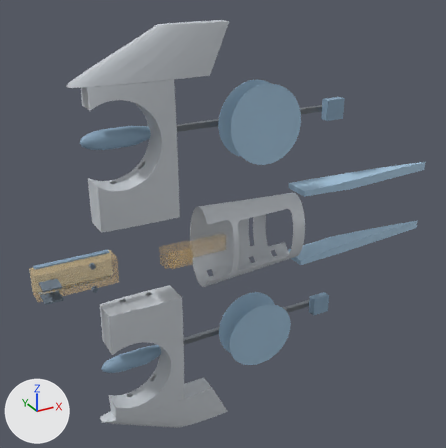
Before and after pictures for a commit that changed the glTF model site/models/v19c_forward_rotors.glb.
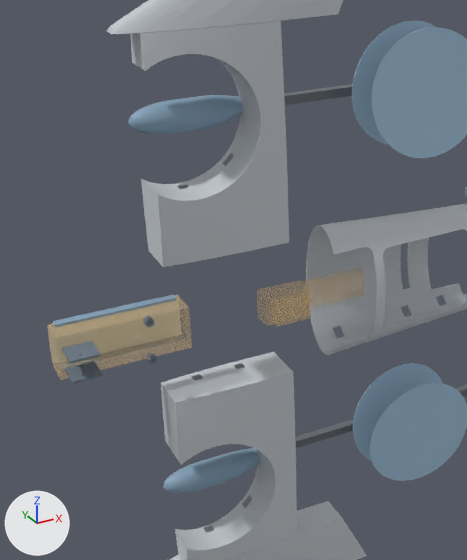
Old and new are each drawn whole from a camera (50 mm lens) standing at (-69.0, -926.0, 499.0) and looking at (456.0, 28.0, 22.0) and again close up on the part from 0% to 65% of the width and 15% to 92% of the height. Arrows for +X, +Y and +Z are at lower left; the lights stay in place. The first two pictures are the older version. Where no turn or scale is listed for an object, it has been applied to the vertices.

The first close-up shows 'CAM_19mm_cradle', 'F3_hollow_body', 'KEEP_OUT_BATTERY_NOSE_BAY_140x48x33', 'NEW_front_motor_pod_L', 'NEW_front_motor_pod_R', 'NEW_front_well_cap_lower_L', 'NEW_front_well_cap_lower_R', 'NEW_front_well_cap_upper_L', 'NEW_front_well_cap_upper_R', 'WLB_hollow_wing', 'WLE1_falcon_wing', 'WRB_hollow_wing', 'WRE1_falcon_wing' and 6 more.
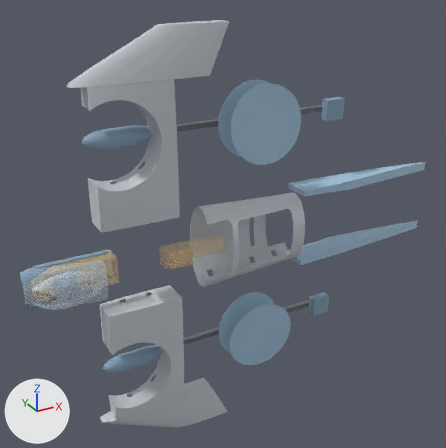
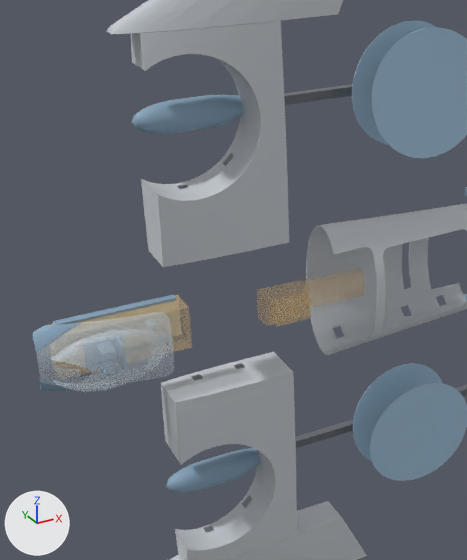
Not visible in the close-ups: 'NEW_cockpit_camera_seat'.

Pixel boxes [x1, y1, x2, y2] of what changed, in the close-ups (467 x 560 px):
'NEW_canopy_clear_PETG', added
    after: [36, 312, 174, 392]
'NEW_front_motor_pod_R', moved
    before: [128, 95, 243, 134]
    after: [132, 95, 243, 134]
'NEW_front_motor_pod_L', moved
    before: [163, 448, 260, 493]
    after: [166, 448, 260, 492]
'CAM_19mm_cradle', deleted
    before: [62, 316, 158, 384]
'NEW_canopy_frame', added (blue)
    after: [32, 322, 83, 391]

Diff of the bpy script that builds the scene:
```diff
--- a/site/models/v19c_forward_rotors.glb.py
+++ b/site/models/v19c_forward_rotors.glb.py
@@ mat_new_cockpit_camera_seat @@
+mat_new_cockpit_camera_seat = principled_material('NEW_cockpit_camera_seat')
+mat_new_cockpit_camera_seat.base_color = (0.243, 0.373, 0.502)  # blue #87a4bc
+mat_new_cockpit_camera_seat.metallic = 0.05
+mat_new_cockpit_camera_seat.roughness = 0.55
@@ mat_new_canopy_clear_petg @@
+mat_new_canopy_clear_petg = principled_material('NEW_canopy_clear_PETG')
+mat_new_canopy_clear_petg.base_color = (0.749, 0.847, 0.925)  # white #e0edf6
+mat_new_canopy_clear_petg.metallic = 0.05
+mat_new_canopy_clear_petg.roughness = 0.55
+mat_new_canopy_clear_petg.alpha = 0.259
@@ mat_new_canopy_frame @@
+mat_new_canopy_frame = principled_material('NEW_canopy_frame')
+mat_new_canopy_frame.base_color = (0.243, 0.373, 0.502)  # blue #87a4bc
+mat_new_canopy_frame.metallic = 0.05
+mat_new_canopy_frame.roughness = 0.55
@@ me_new_cockpit_camera_seat @@
+me_new_cockpit_camera_seat.from_pydata(...)  # a box spanning x -20.0..20.0, y 12.2..14.2, z -16.0..16.0; a box spanning x -8.0..6.0, y -14.2..12.2, z 10.0..12.4; a box spanning x -8.0..6.0, y -14.2..12.2, z -12.4..-10.0; a box spanning x 12.0..15.0, y -12.2..12.2, z -15.0..15.0
+me_new_cockpit_camera_seat.materials.append(mat_new_cockpit_camera_seat)  # blue #87a4bc
@@ me_new_canopy_clear_petg @@
+me_new_canopy_clear_petg.from_pydata(...)  # 3338 vertices, 6692 faces; spans x -66.8..66.8, y -18.8..18.8, z -37.7..37.7
+me_new_canopy_clear_petg.materials.append(mat_new_canopy_clear_petg)  # white #e0edf6
@@ me_new_canopy_frame @@
+me_new_canopy_frame.from_pydata(...)  # 162 vertices, 316 faces; spans x -24.2..24.2, y -6.0..6.0, z -37.7..37.7
+me_new_canopy_frame.materials.append(mat_new_canopy_frame)  # blue #87a4bc
@@ ob_cam_19mm_cradle @@
-ob_cam_19mm_cradle = bpy.data.objects.new('CAM_19mm_cradle', me_cam_19mm_cradle)
-ob_cam_19mm_cradle.location = (139.0, -32.0, 0.0)
@@ ob_new_front_motor_pod_r @@
 ob_new_front_motor_pod_r = bpy.data.objects.new('NEW_front_motor_pod_R', me_new_front_motor_pod_r)
-ob_new_front_motor_pod_r.location = (264.0, 25.0, 220.0)
+ob_new_front_motor_pod_r.location = (268.0, 25.0, 220.0)
@@ ob_new_front_motor_pod_l @@
 ob_new_front_motor_pod_l = bpy.data.objects.new('NEW_front_motor_pod_L', me_new_front_motor_pod_l)
-ob_new_front_motor_pod_l.location = (264.0, 25.0, -220.0)
+ob_new_front_motor_pod_l.location = (268.0, 25.0, -220.0)
@@ ob_new_cockpit_camera_seat @@
+ob_new_cockpit_camera_seat = bpy.data.objects.new('NEW_cockpit_camera_seat', me_new_cockpit_camera_seat)
+ob_new_cockpit_camera_seat.location = (132.0, -36.0, 0.0)
@@ ob_new_canopy_clear_petg @@
+ob_new_canopy_clear_petg = bpy.data.objects.new('NEW_canopy_clear_PETG', me_new_canopy_clear_petg)
+ob_new_canopy_clear_petg.location = (133.0, -40.0, 0.0)
@@ ob_new_canopy_frame @@
+ob_new_canopy_frame = bpy.data.objects.new('NEW_canopy_frame', me_new_canopy_frame)
+ob_new_canopy_frame.location = (91.0, -15.0, 0.0)
```
